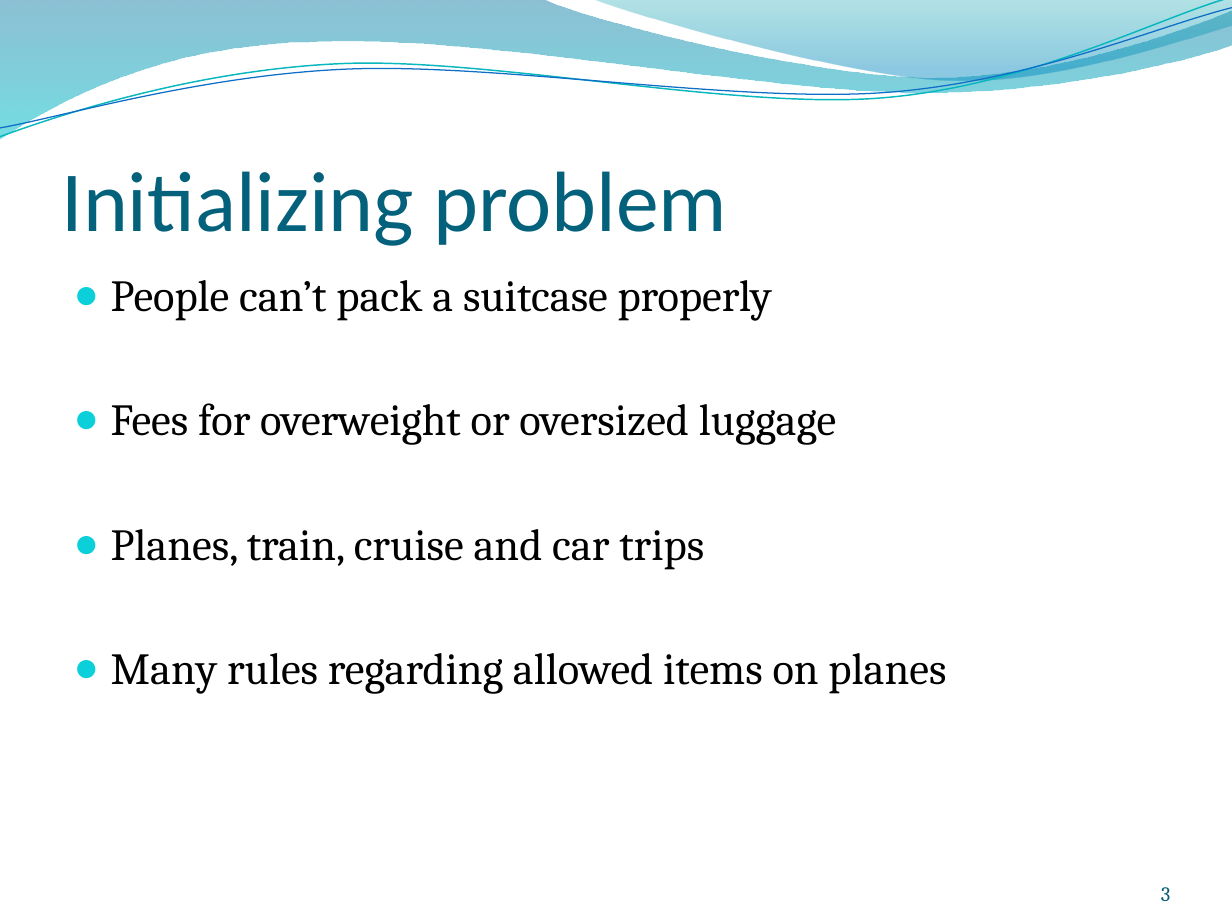
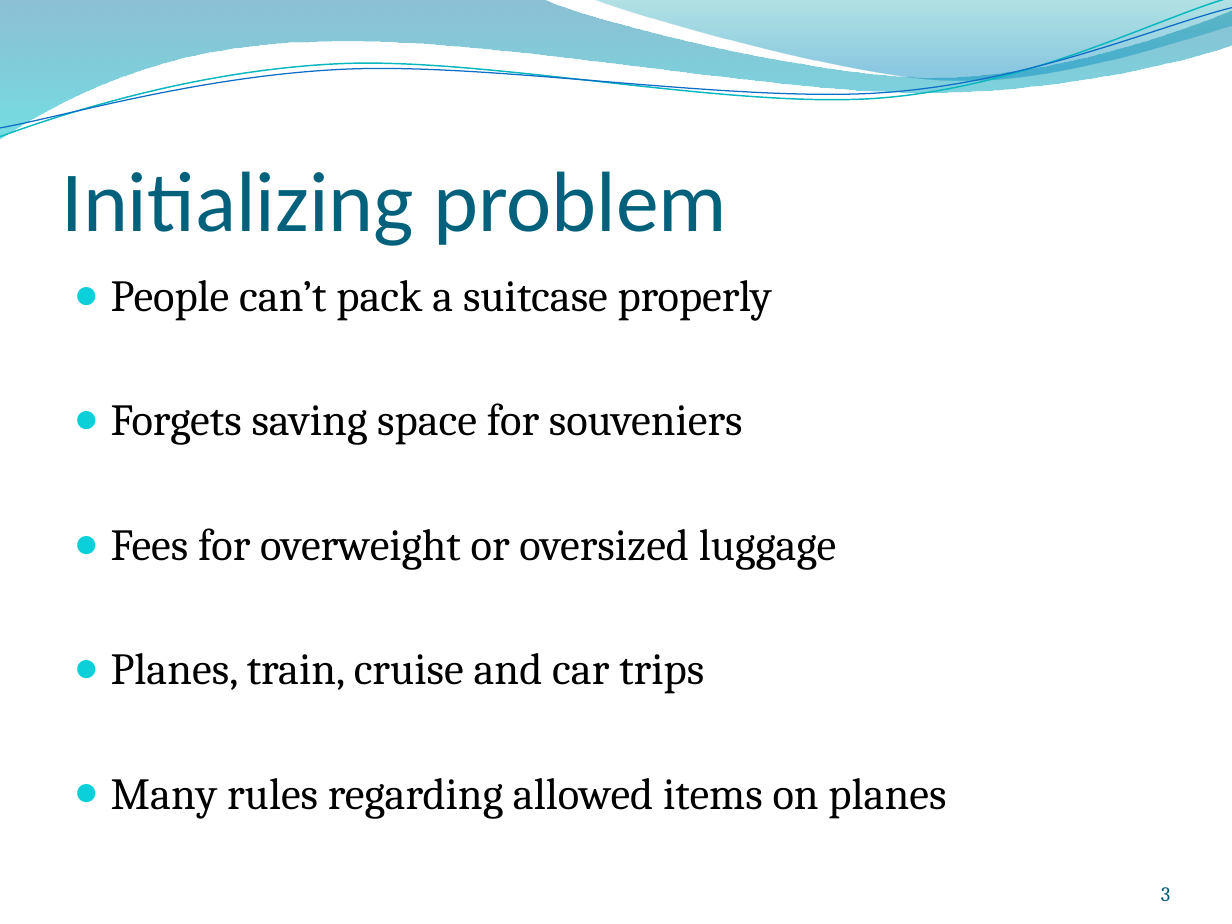
Before and after one commit to montelongoj/p2-b130-aau-2011, a slide deck: slide 3 of P2 project Bag Packer Program.pptx. Drawn at 1232x924 pixels with LibreOffice and Linux fonts; fonts in the diff are those of the drawing; background and template pictures are left out. Boxes give left, top, right and bottom in pixels: in the first picture for what was removed or moved away, otherwise in the second. Text is boxed around its words. In the diff, an @@ line names an element or a change of style, - is before the commit and + after.

```diff
--- a/P2 project Bag Packer Program.pptx
+++ b/P2 project Bag Packer Program.pptx
@@ text at box(111, 403, 743, 445): paragraph added @@
+● Forgets saving space for souveniers
```
